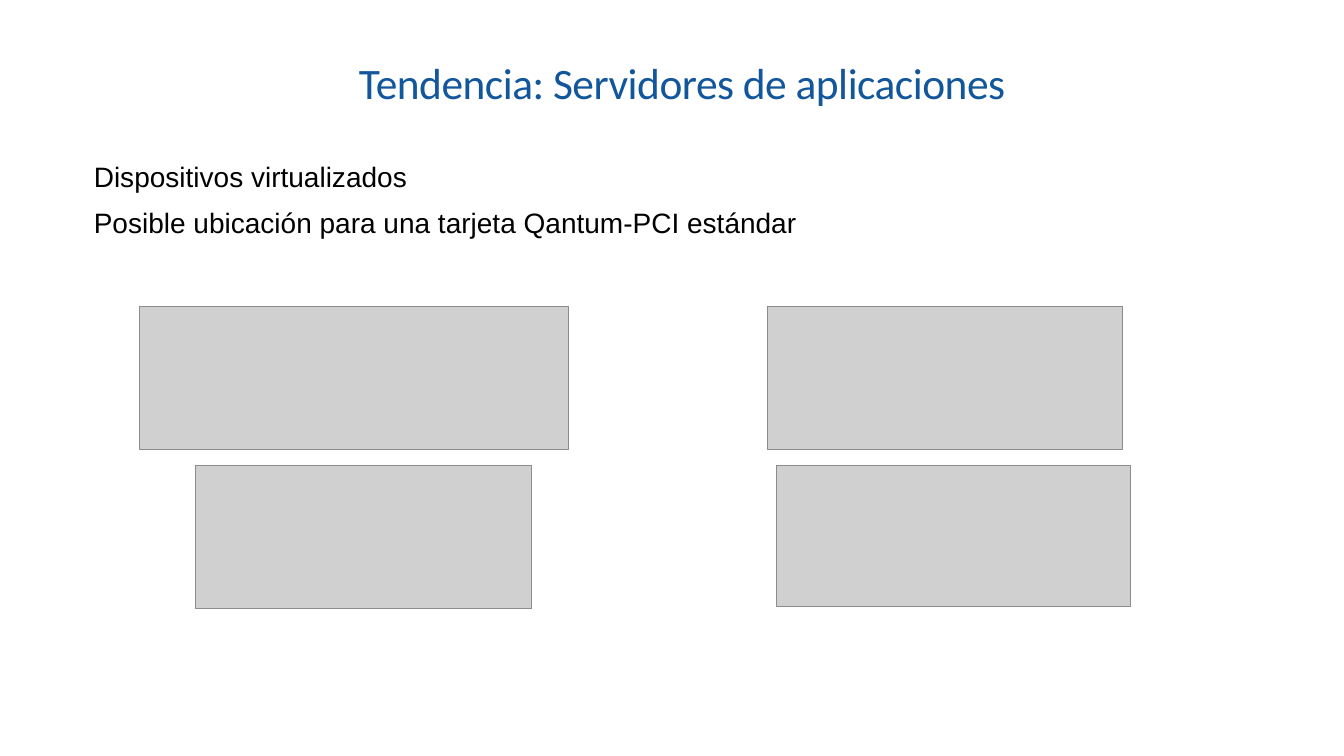
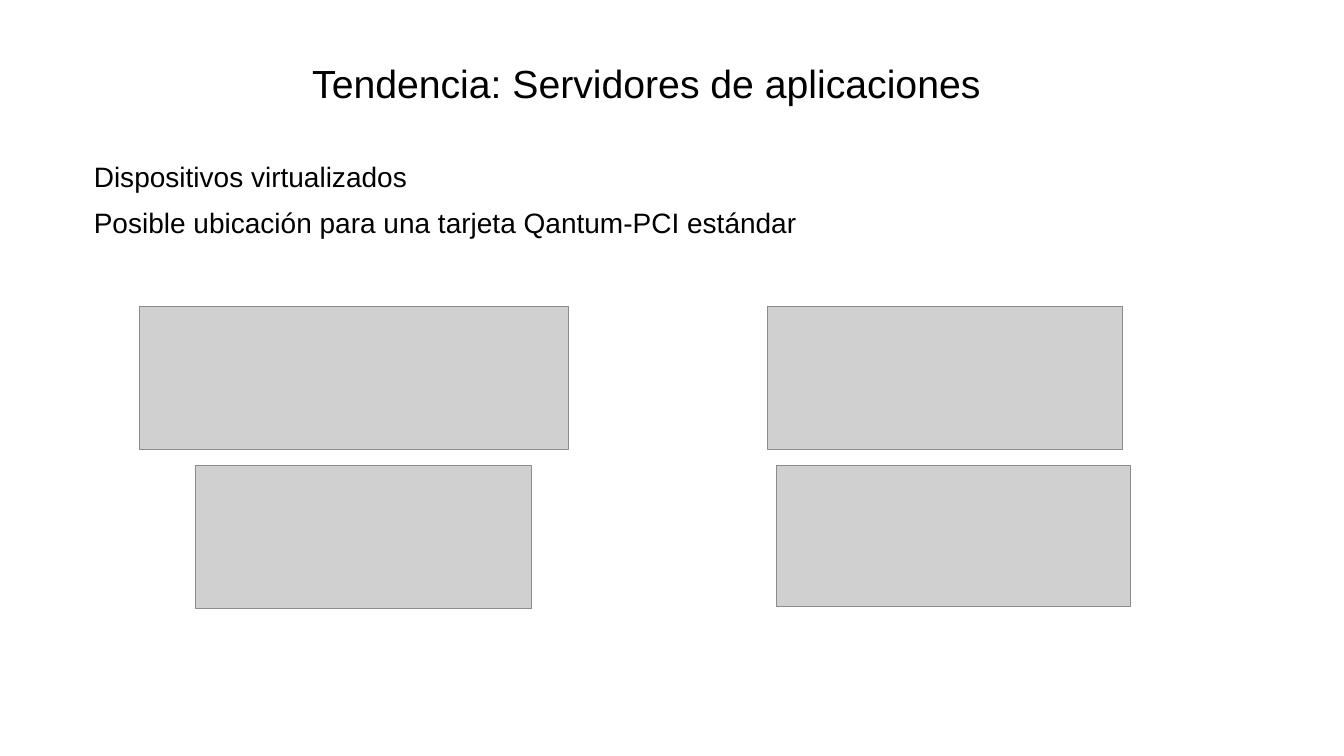
Before and after one commit to SiwaNetwork/QUANTUM, a slide deck: slide 16 of Time-Card/ДОКУМЕНТЫ/МАТЕРИАЛ СТАТЬИ/Применение в энергетике испанский.pptx. Drawn at 1344x756 pixels with LibreOffice and Linux fonts; fonts in the diff are those of the drawing; grey boxes stand for pictures. Boxes give left, top, right and bottom in pixels: in the first picture for what was removed or moved away, otherwise in the second. Text is boxed around its words. In the diff, an @@ line names an element or a change of style, - is before the commit and + after.

```diff
--- a/Time-Card/ДОКУМЕНТЫ/МАТЕРИАЛ СТАТЬИ/Применение в энергетике испанский.pptx
+++ b/Time-Card/ДОКУМЕНТЫ/МАТЕРИАЛ СТАТЬИ/Применение в энергетике испанский.pptx
@@ title "Tendencia: Servidores de aplicaciones": place and size @@
-title "Tendencia: Servidores de aplicaciones" at box(359, 69, 1005, 106)
+title "Tendencia: Servidores de aplicaciones" at box(312, 69, 981, 106)
@@ title "Tendencia: Servidores de aplicaciones" at box(312, 69, 981, 106): size 31 to 28 pt, font Calibri to Arial, text colour #12569B to #000000, letter spacing -0.3 to 0 pt @@
```
Also in this commit, not shown: 16 other slides changed, 4 other files.
